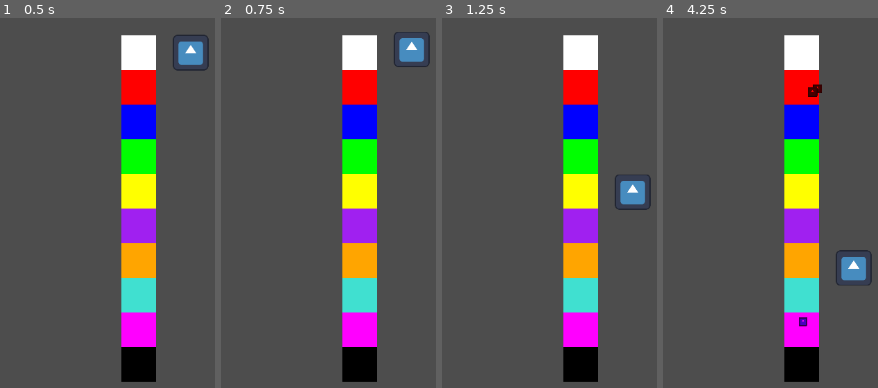
Above: before the commit, frames 1-4 (left to right).
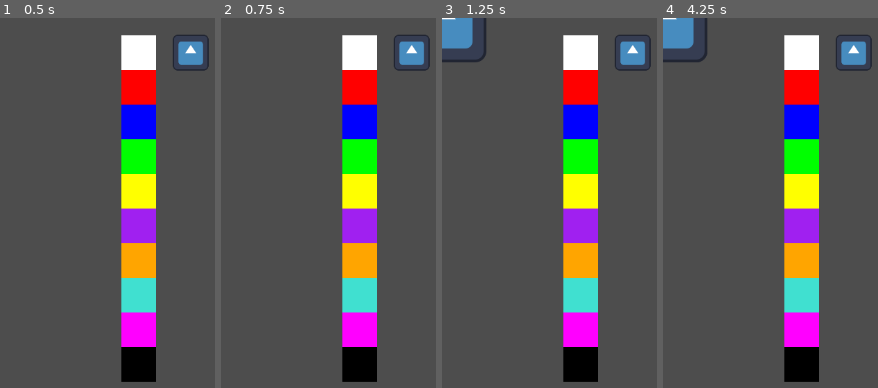
Above: after the commit, the same moments.

Repository: blakemr/ludem-dare-54
Game: Godot game, scene res://scenes/Level.tscn
Two runs of this game, one before a commit and one after it. Both use one fixed random seed, a clock stepped at 60 frames per second and the inputs below. This scene is started directly instead of the project's main scene. The engine's default icon, where the game draws it, is replaced by a stand-in: a white triangle on a blue panel in a dark square.
Inputs (mouse positions are in pixels of both pictures, inside the frame that each line leads up to):
- Up to frame 1 (0.5 s): no input
- Up to frame 2 (0.75 s): tap Enter at 0.5 s; move the mouse to (outside the picture) at 0.52 s; click (outside the picture) at 0.67 s
- Up to frame 3 (1.25 s): no input
- Up to frame 4 (4.25 s): move the mouse to (outside the picture) at 1.27 s; click (outside the picture) at 1.42 s; tap Space at 2 s; move the mouse to (outside the picture) at 2.02 s; click (outside the picture) at 2.17 s; move the mouse to (outside the picture) at 2.77 s; click (outside the picture) at 2.92 s; tap Enter at 3.5 s; move the mouse to (outside the picture) at 3.52 s; click (outside the picture) at 3.67 s

Frame 1 is identical in both runs. In frame 2, 0.6% of the frame differs, in the area x 80-98%, y 3-15%; in frame 3, 3.5%; in frame 4, 3.8%, in the area x 0-98%, y 0-84%.
Error after the commit: Parse Error: Class "GlobalSingleton" hides a global script class. (res://classes/Globals.gd:2)

Commit message:
Renamed files because Godot was screwing up

Diff:
--- a/The Bellhop/scenes/Floor.tscn
+++ b/The Bellhop/scenes/Floor.tscn
@@ -1,9 +1,9 @@
 [gd_scene load_steps=2 format=3 uid="uid://bgnm3mh4jpy7"]
 
-[ext_resource type="Script" path="res://classes/floor.gd" id="1_hgykq"]
+[ext_resource type="Script" path="res://classes/Floor.gd" id="1_bef5v"]
 
 [node name="Floor" type="Node2D"]
-script = ExtResource("1_hgykq")
+script = ExtResource("1_bef5v")
 
 [node name="ColorRect" type="ColorRect" parent="."]
 offset_right = 50.0
--- a/The Bellhop/scenes/Level.tscn
+++ b/The Bellhop/scenes/Level.tscn
@@ -1,24 +1,74 @@
 [gd_scene load_steps=6 format=3 uid="uid://kylxrrx72f24"]
 
 [ext_resource type="Script" path="res://scenes/level.gd" id="1_1rdgn"]
-[ext_resource type="Script" path="res://classes/elevator.gd" id="1_y0s0c"]
-[ext_resource type="Script" path="res://classes/passenger_generator.gd" id="2_wg7x3"]
+[ext_resource type="Script" path="res://classes/PassengerGenerator.gd" id="3_8gn07"]
 [ext_resource type="Texture2D" uid="uid://kjkwyic8k8c2" path="res://icon.svg" id="3_qy5ry"]
 [ext_resource type="PackedScene" uid="uid://bgnm3mh4jpy7" path="res://scenes/Floor.tscn" id="5_02g3n"]
+
+[sub_resource type="GDScript" id="GDScript_5o088"]
+script/source = "class_name Elevator
+extends Node2D
+
+signal over_capacity
+signal over_weight
+
+@export var max_capacity: int = 5
+@export var max_weight_limit: int = 100
+@export var animation_speed = 1.0
+
+var capacity: int = 0:
+	set(value):
+		if value > max_capacity:
+			over_capacity.emit()
+
+		capacity = value
+
+var weight: int = 0:
+	set(value):
+		if value > max_weight_limit:
+			over_weight.emit()
+
+		weight = value
+
+var moving: bool = false
+
+func move(pos: Vector2) -> void:
+	if moving: return
+
+	var tween = create_tween()
+	tween.tween_property(self, \"position\", Vector2(position.x, snappedf(pos.y, 50.0)), animation_speed).set_trans(Tween.TRANS_BACK)
+	moving = true
+	await tween.finished
+	moving = false
+
+func add_passenger(pas: Passenger) -> void:
+	add_child(pas)
+
+	capacity += pas.capacity
+	weight += pas.weight
+
+func remove_passenger(pas: Passenger) -> Passenger:
+	remove_child(pas)
+
+	capacity -= pas.capacity
+	weight -= pas.weight
+
+	return pas
+"
 
 [node name="Level" type="Node"]
 script = ExtResource("1_1rdgn")
 
 [node name="Elevator" type="Node2D" parent="."]
 position = Vector2(275, 50)
-script = ExtResource("1_y0s0c")
+script = SubResource("GDScript_5o088")
 
 [node name="Sprite2D" type="Sprite2D" parent="Elevator"]
 scale = Vector2(0.4, 0.4)
 texture = ExtResource("3_qy5ry")
 
 [node name="PassengerGenerator" type="Timer" parent="."]
-script = ExtResource("2_wg7x3")
+script = ExtResource("3_8gn07")
 
 [node name="Floors" type="Node" parent="."]
 
--- a/The Bellhop/singletons/Globals.tscn
+++ b/The Bellhop/singletons/Globals.tscn
@@ -1,6 +1,6 @@
 [gd_scene load_steps=2 format=3 uid="uid://c2o26ue61sx14"]
 
-[ext_resource type="Script" path="res://classes/globals.gd" id="1_tj477"]
+[ext_resource type="Script" path="res://classes/Globals.gd" id="1_tj477"]
 
 [node name="Globals" type="Node"]
 script = ExtResource("1_tj477")
Renamed: The Bellhop/classes/passenger_generator.gd -> The Bellhop/classes/PassengerGenerator.gd
